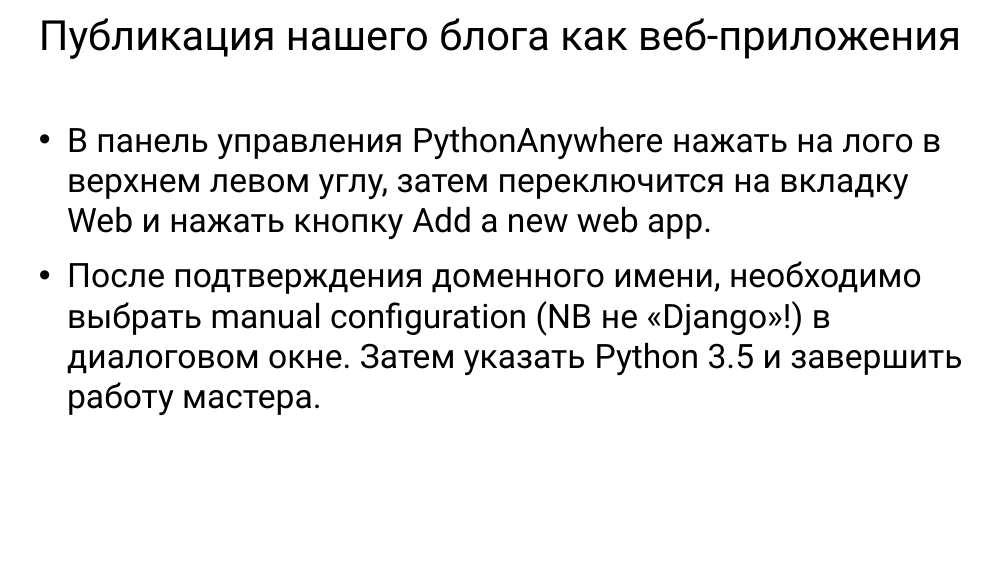
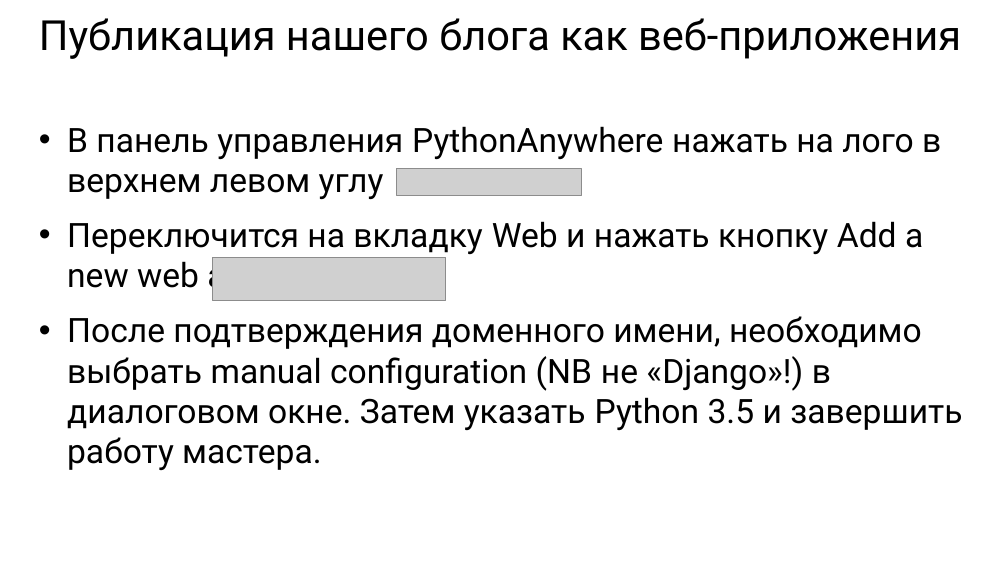
Before and after one commit to maxchv/LearnPython, a slide deck: slide 6 of week15/deploy.pptx. Drawn at 1008x567 pixels with LibreOffice and Linux fonts; fonts in the diff are those of the drawing; grey boxes stand for pictures. Boxes give left, top, right and bottom in pixels: in the first picture for what was removed or moved away, otherwise in the second. Text is boxed around its words. In the diff, an @@ line names an element or a change of style, - is before the commit and + after.

```diff
--- a/week15/deploy.pptx
+++ b/week15/deploy.pptx
@@ text at (67, 126, 941, 296): text changed @@
-• В панель управления PythonAnywhere нажать на лого в верхнем левом углу, затем переключится на вкладку Web и нажать кнопку Add a new web app.
+• В панель управления PythonAnywhere нажать на лого в верхнем левом углу
+• Переключится на вкладку Web и нажать кнопку Add a new web app.
@@ picture added at (397, 169, 582, 196) @@
@@ picture added at (212, 257, 445, 301) @@
```
Also in this commit, not shown: 6 other slides changed.
